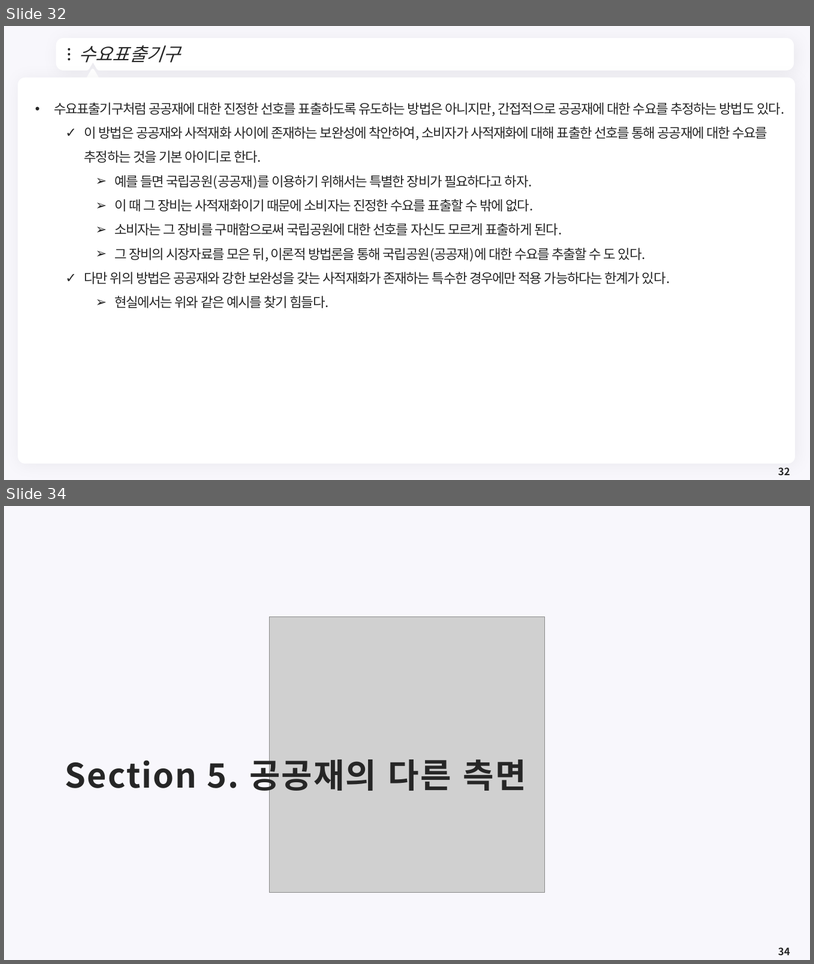
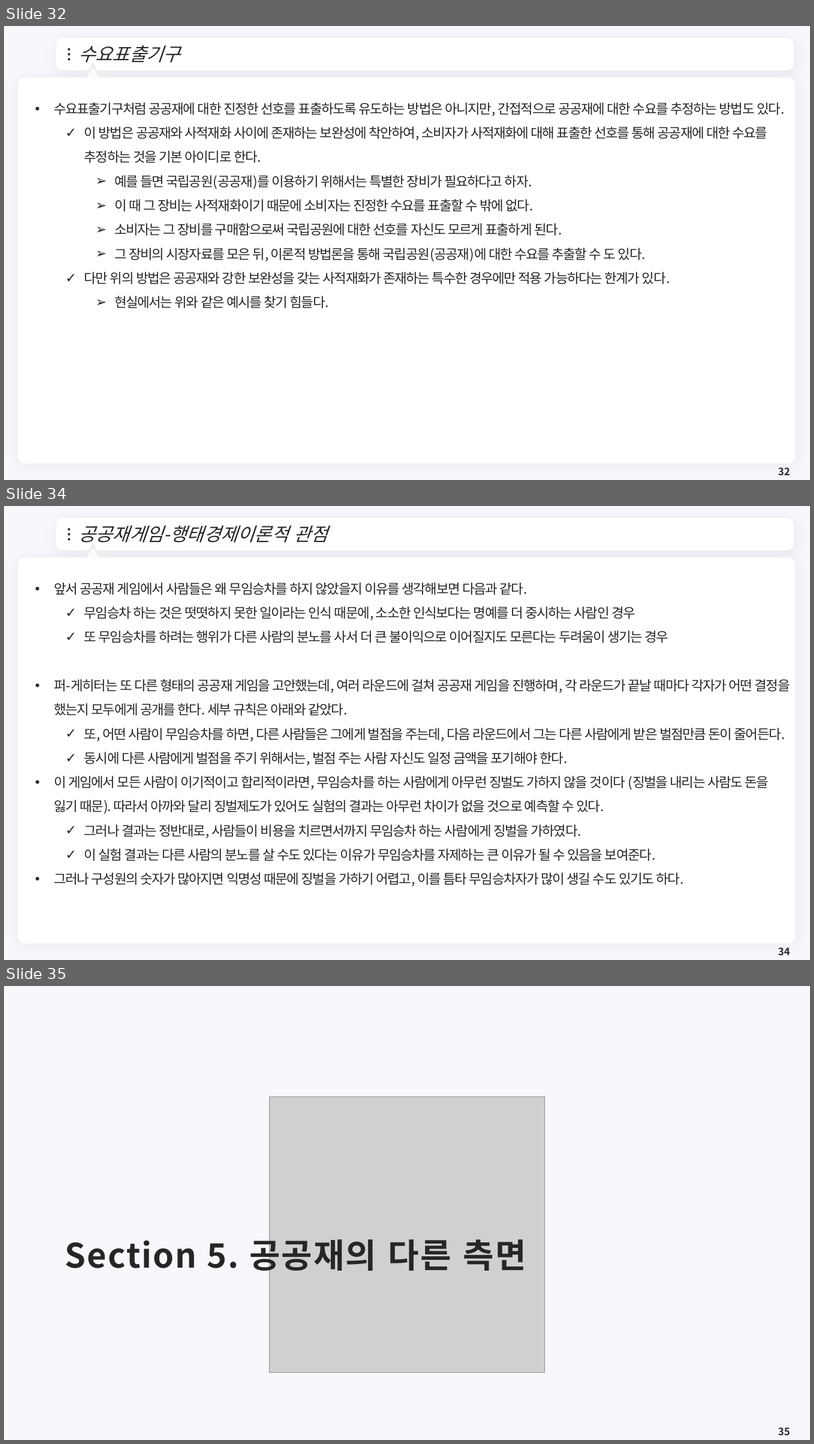
Before and after one commit to meandthey/Teaching, a slide deck: 재정학/01_Lectures/재정학_Chapter_4.pptx. Shown one above the other, each under a label of ours: slides 32 and 34 before the commit, slides 32, 34 and 35 after it; the slides between them are not shown. The pictures are 814x964 and 814x1444 pixels, drawn with LibreOffice and Linux fonts; fonts in the diff are those of the drawing; grey boxes stand for pictures; background and template pictures are left out. Boxes give left, top, right and bottom in pixels: in the first picture for what was removed or moved away, otherwise in the second. Text is boxed around its words. In the diff, an @@ line names an element or a change of style, - is before the commit and + after.

```diff
--- a/재정학/01_Lectures/재정학_Chapter_4.pptx
+++ b/재정학/01_Lectures/재정학_Chapter_4.pptx
@@ slide 34 added at (x1=4, y1=506, x2=810, y2=960), background #F8F7FC; not listed: 7 template elements that a slide beside it also shows @@
@@ title added at (x1=78, y1=525, x2=328, y2=543), 22 pt, text #262626, italic @@
+공공재게임-행태경제이론적 관점
@@ text added at (x1=54, y1=582, x2=791, y2=886), 16 pt, text #262626 @@
+• 앞서 공공재 게임에서 사람들은 왜 무임승차를 하지 않았을지 이유를 생각해보면 다음과 같다.
+  ✓ 무임승차 하는 것은 떳떳하지 못한 일이라는 인식 때문에, 소소한 인식보다는 명예를 더 중시하는 사람인 경우
+  ✓ 또 무임승차를 하려는 행위가 다른 사람의 분노를 사서 더 큰 불이익으로 이어질지도 모른다는 두려움이 생기는 경우
+• 퍼-게히터는 또 다른 형태의 공공재 게임을 고안했는데, 여러 라운드에 걸쳐 공공재 게임을 진행하며, 각 라운드가 끝날 때마다 각자가 어떤 결정을 했는지 모두에게 공개를 한다. 세부 규칙은 아래와 같았다.
+  ✓ 또, 어떤 사람이 무임승차를 하면, 다른 사람들은 그에게 벌점을 주는데, 다음 라운드에서 그는 다른 사람에게 받은 벌점만큼 돈이 줄어든다.
+  ✓ 동시에 다른 사람에게 벌점을 주기 위해서는, 벌점 주는 사람 자신도 일정 금액을 포기해야 한다.
+• 이 게임에서 모든 사람이 이기적이고 합리적이라면, 무임승차를 하는 사람에게 아무런 징벌도 가하지 않을 것이다 (징벌을 내리는 사람도 돈을 잃기 때문). 따라서 아까와 달리 징벌제도가 있어도 실험의 결과는 아무런 차이가 없을 것으로 예측할 수 있다.
+  ✓ 그러나 결과는 정반대로, 사람들이 비용을 치르면서까지 무임승차 하는 사람에게 징벌을 가하였다.
+  ✓ 이 실험 결과는 다른 사람의 분노를 살 수도 있다는 이유가 무임승차를 자제하는 큰 이유가 될 수 있음을 보여준다.
+• 그러나 구성원의 숫자가 많아지면 익명성 때문에 징벌을 가하기 어렵고, 이를 틈타 무임승차자가 많이 생길 수도 있기도 하다.
@@ page number added at (x1=779, y1=947, x2=791, y2=955), 12 pt, text #262626, bold @@
+34
@@ what was slide 34 is now slide 35 @@
@@ page number at (x1=779, y1=1427, x2=791, y2=1435): text changed @@
-34
+35
```
Also in this commit, not shown: 1 slide changed, 3 other files.
